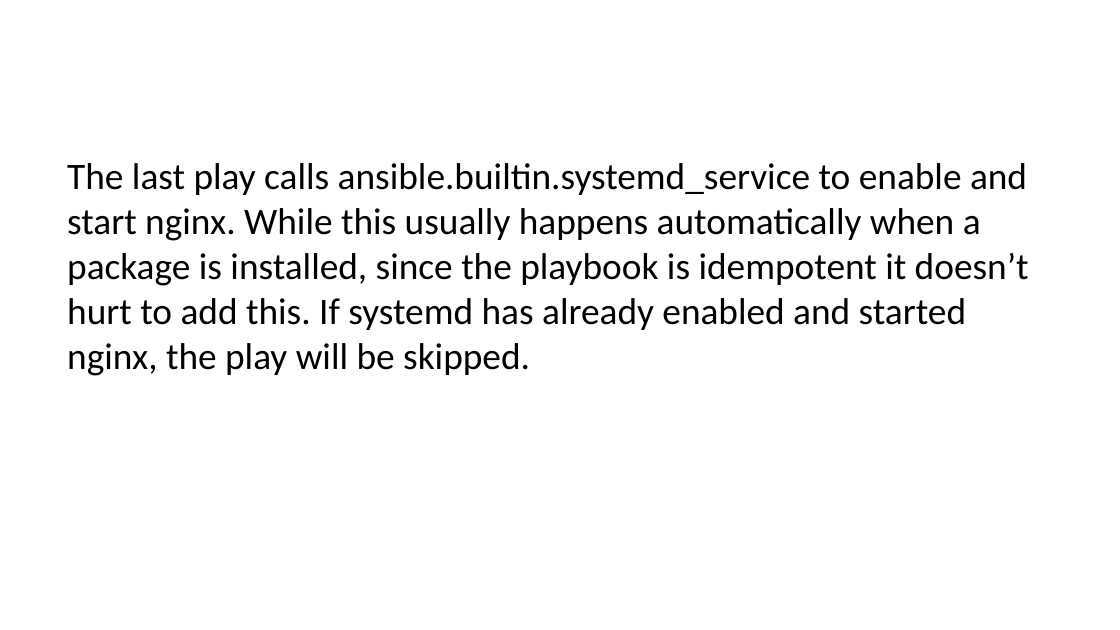
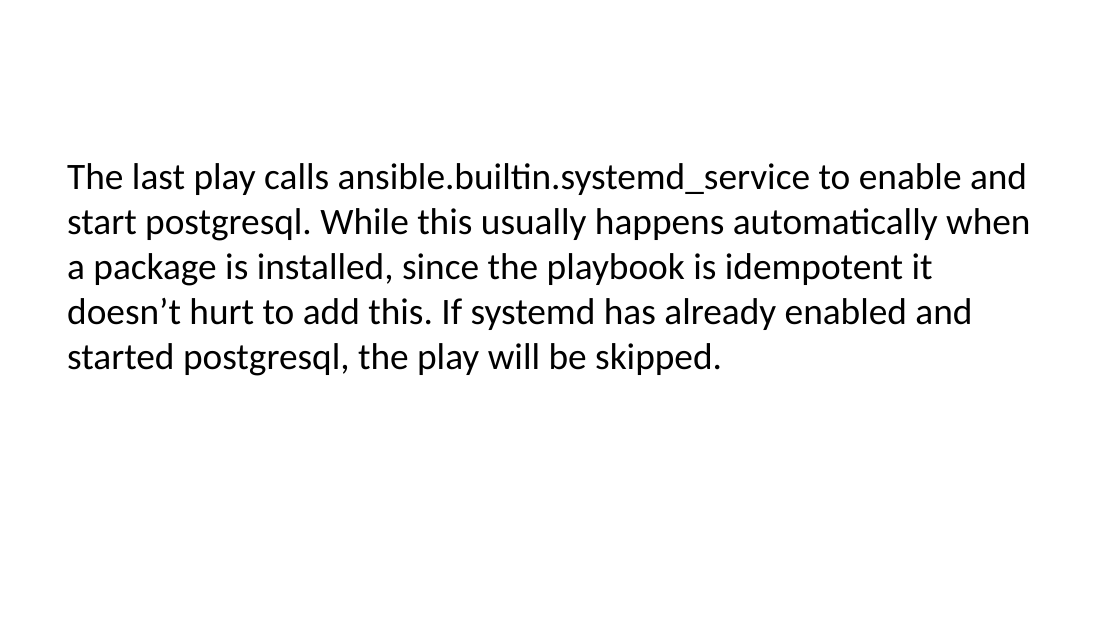
Before and after one commit to jjdavis5678/afti, a slide deck: slide 44 of slides.pptx. Drawn at 1120x630 pixels with LibreOffice and Linux fonts; fonts in the diff are those of the drawing. Boxes give left, top, right and bottom in pixels: in the first picture for what was removed or moved away, otherwise in the second. Text is boxed around its words. In the diff, an @@ line names an element or a change of style, - is before the commit and + after.

Commit message:
Add files via upload
More typo squishing

```diff
--- a/slides.pptx
+++ b/slides.pptx
@@ text at (x1=67, y1=163, x2=1030, y2=376): text changed @@
-The last play calls ansible.builtin.systemd_service to enable and start nginx. While this usually happens automatically when a package is installed, since the playbook is idempotent it doesn’t hurt to add this. If systemd has already enabled and started nginx, the play will be skipped.
+The last play calls ansible.builtin.systemd_service to enable and start postgresql. While this usually happens automatically when a package is installed, since the playbook is idempotent it doesn’t hurt to add this. If systemd has already enabled and started postgresql, the play will be skipped.
```
Also in this commit, not shown: 7 other slides changed.
